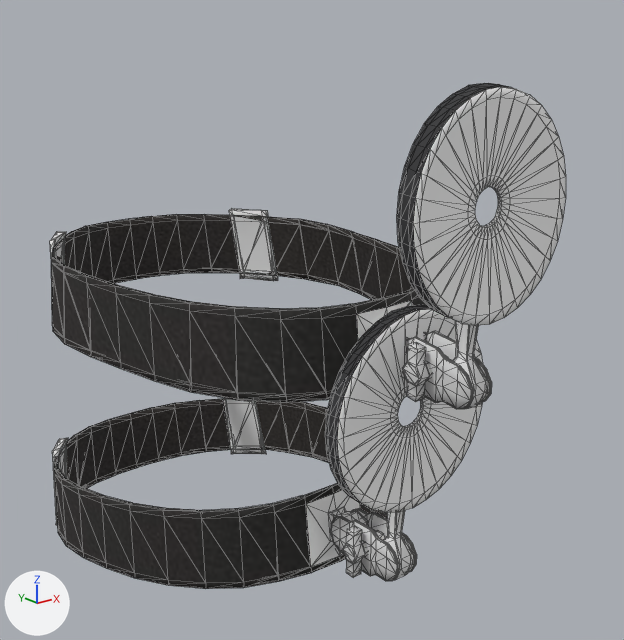
What one commit did to the glTF model packages/3d-avatar-maker/assets/models/packs/3d-avatar-maker-wardrobe-accessories/outfit-punkduck_head_mirror.glb.
Camera for both pictures: a camera (50 mm lens) standing at (-0.211, -0.369, 1.826) and looking at (0.02, -0.081, 1.71). The lights are fixed; the arrows at lower left show +X, +Y and +Z. The older version comes first. Both versions are drawn at full value of the shape key 'age_old' of 'male'; the numbers are the values there. Mesh edges are drawn as thin lines. Vertices at exactly the same position are counted once.

Names of what the first picture shows: 'female', 'male'.
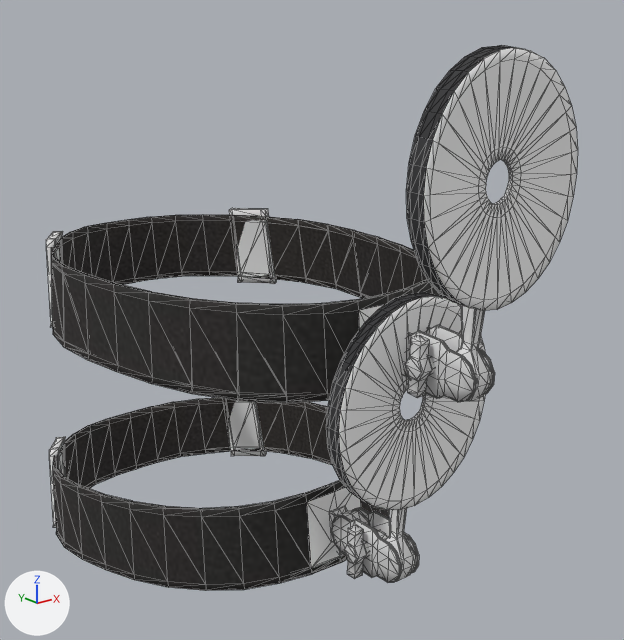
Where the change shows, as pixel boxes [x1, y1, x2, y2] in the pictures (624 x 640 px; the box of a moved part takes in the faces that stretch with it):
'male', reshaped (10% taller): before [50, 83, 566, 409]; after [46, 45, 578, 403]
'female', reshaped: before [52, 304, 483, 589]; after [49, 292, 485, 591]
part 1 of me_female_038, moved or reshaped: before [325, 304, 483, 513]; after [326, 292, 485, 510]
part 2 of me_female_038, moved or reshaped: before [383, 510, 413, 580]; after [385, 508, 415, 581]
part 3 of me_female_038, moved or reshaped: before [54, 399, 387, 589]; after [53, 398, 389, 591]
part 4 of me_female_038, moved or reshaped: before [52, 438, 68, 525]; after [49, 437, 66, 527]
part 5 of me_male_038, moved or reshaped: before [397, 83, 566, 326]; after [406, 45, 578, 311]
part 6 of me_male_038, moved or reshaped: before [452, 321, 488, 409]; after [456, 305, 491, 401]
part 7 of me_male_038, moved or reshaped: before [424, 331, 492, 402]; after [426, 325, 495, 394]
part 8 of me_male_038, moved or reshaped: before [403, 337, 473, 409]; after [404, 331, 476, 402]
part 9 of me_male_038, moved or reshaped: before [403, 342, 448, 402]; after [405, 335, 435, 398]
part 10 of me_male_038, moved or reshaped: before [50, 208, 428, 403]; after [46, 208, 442, 403]

What changed in the scene script:
```text
Change me_female_038:
    used by ob_female; location = (0.0, 0.0, 0.0)
    remove me_female_038.from_pydata(...)  # 1022 vertices, 2020 faces; spans x -0.076..0.076, y -0.167..0.067, z 1.587..1.739
    add me_female_038.from_pydata(...)  # 1022 vertices, 2020 faces; spans x -0.077..0.076, y -0.168..0.068, z 1.585..1.743
    me_female_038 part 1: the loose piece of 320 vertices spanning x -0.038..0.037, y -0.167..-0.16, z 1.661..1.739 is scaled about its middle by (1, 1.01, 1.04), then moved by (0.0, -0.001, 0.003)
    me_female_038 part 2: the loose piece of 56 vertices spanning x -0.004..0.004, y -0.164..-0.151, z 1.628..1.68 is scaled about its middle by (1.01, 1.01, 1.04), then moved by (0.0, -0.001, 0.001)
    me_female_038 part 3: the loose piece of 298 vertices spanning x -0.076..0.076, y -0.139..0.067, z 1.587..1.65 is scaled about its middle by (1, 1.01, 1.04)
    me_female_038 part 4: 28 of 1022 vertices moved; they spanned x -0.067..-0.049, y 0.022..0.044, z 1.588..1.63 and now span x -0.068..-0.05, y 0.022..0.045, z 1.586..1.631; mean shift (-0.001, 0.001, 0.0); largest move (-0.056, 0.039, 1.588) -> (-0.057, 0.041, 1.587)
    other edits to the shape of me_female_038 do not show in these pictures
Change me_male_038:
    used by ob_male; location = (0.0, 0.0, 0.0)
    remove me_male_038.from_pydata(...)  # 1022 vertices, 2020 faces; spans x -0.076..0.076, y -0.198..0.052, z 1.703..1.816
    add me_male_038.from_pydata(...)  # 1022 vertices, 2020 faces; spans x -0.076..0.076, y -0.201..0.054, z 1.701..1.827
    me_male_038 part 5: the loose piece of 320 vertices spanning x -0.036..0.036, y -0.198..-0.189, z 1.741..1.816 is multiplied about its middle by the matrix ((0.996, 0.0, 0.0), (-0.001, 1.01, -0.023), (0.001, -0.067, 1.076)), then moved by (0.0, -0.004, 0.008)
    me_male_038 part 6: the loose piece of 56 vertices spanning x -0.004..0.003, y -0.195..-0.182, z 1.711..1.761 is multiplied about its middle by the matrix ((0.999, 0.001, 0.0), (-0.002, 1.013, -0.043), (0.0, -0.072, 1.076)), then moved by (0.0, -0.002, 0.005)
    me_male_038 part 7: the loose piece of 104 vertices spanning x 0.004..0.005, y -0.196..-0.154, z 1.71..1.731 is multiplied about its middle by the matrix ((1.01, 0.002, -0.001), (-0.002, 1.009, 0.045), (0.001, -0.045, 1.009)), then moved by (0.0, -0.001, 0.002)
    me_male_038 part 8: the loose piece of 104 vertices spanning x -0.005..-0.004, y -0.196..-0.154, z 1.709..1.73 is turned -2.6 degrees about the x axis through its middle, then moved by (0.0, -0.001, 0.002)
    me_male_038 part 9: the loose piece of 76 vertices spanning x -0.012..0.008, y -0.18..-0.169, z 1.711..1.73 is moved by (0.0, -0.001, 0.002)
    me_male_038 part 10: 328 of 1022 vertices moved; they spanned x -0.076..0.076, y -0.168..0.052, z 1.703..1.742 and now span x -0.076..0.076, y -0.169..0.054, z 1.701..1.743; mean shift (0.0, 0.001, 0.0); largest move (0.054, 0.023, 1.704) -> (0.055, 0.026, 1.701)
```
